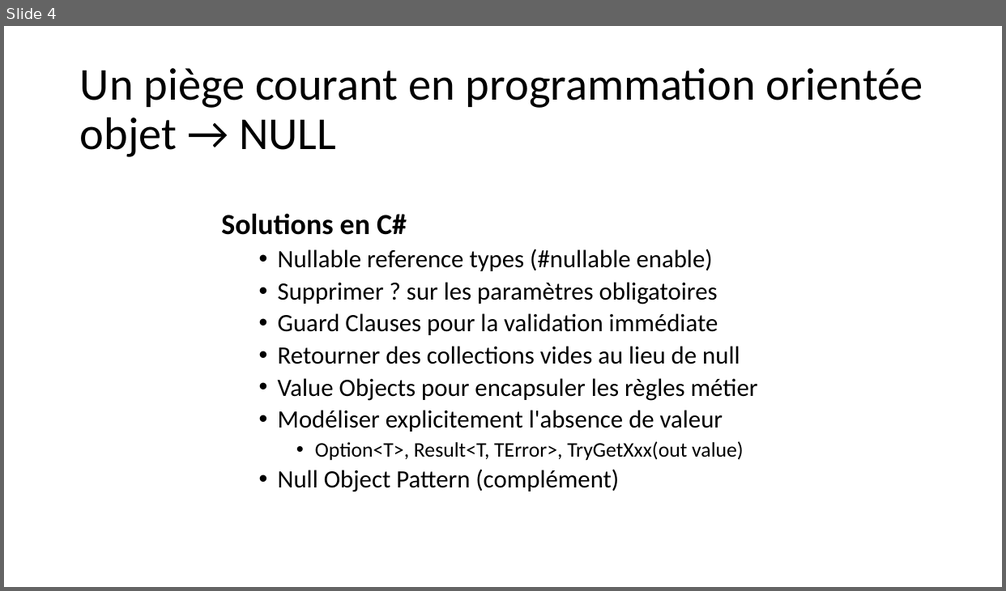
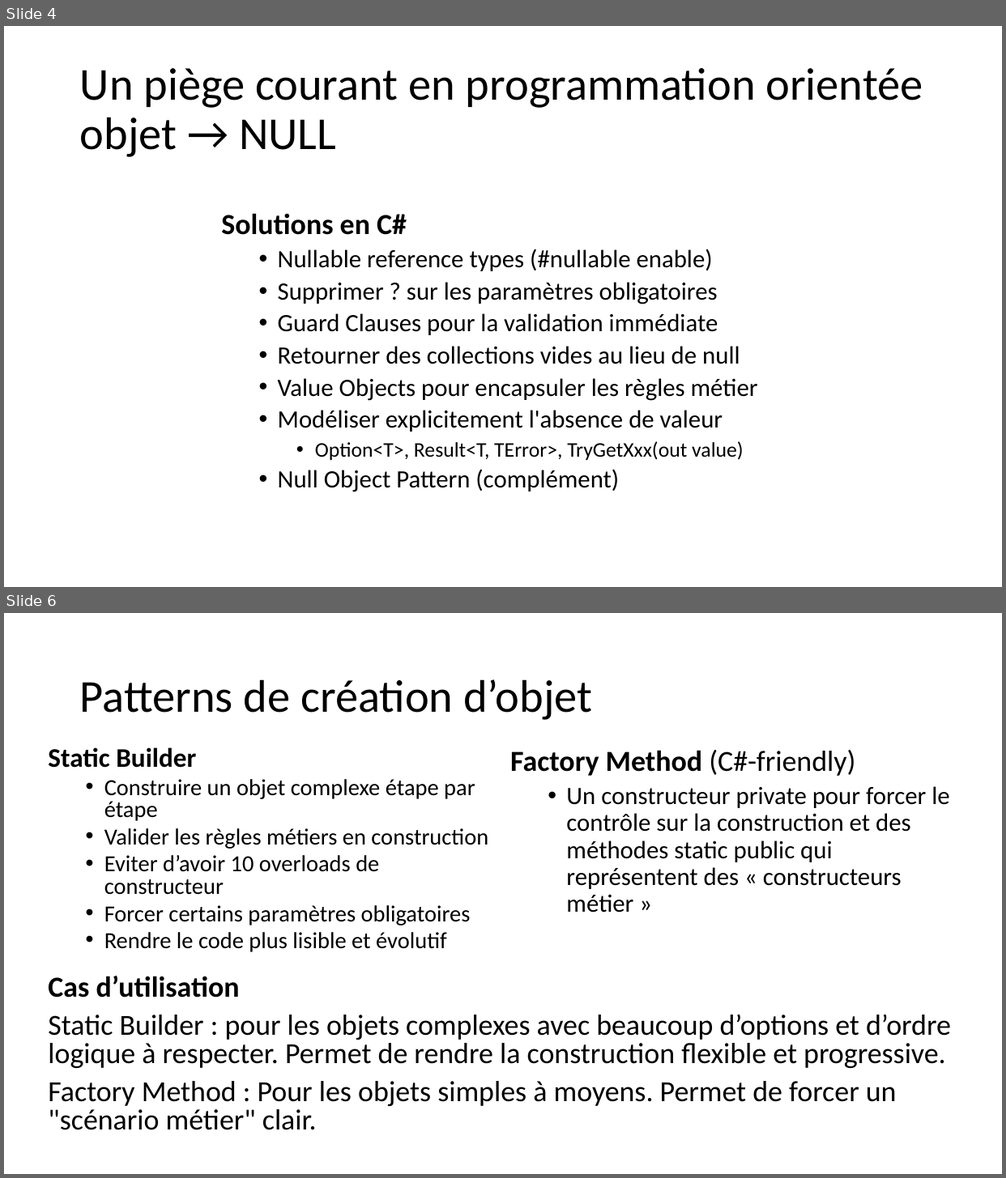
Before and after one commit to martin-chone/elegant-objects, a slide deck: Elegant_Objects.pptx. Shown one above the other, each under a label of ours: slide 4 before the commit, slides 4 and 6 after it; the slides between them are not shown. The pictures are 1006x591 and 1006x1178 pixels, drawn with LibreOffice and Linux fonts; fonts in the diff are those of the drawing. Boxes give left, top, right and bottom in pixels: in the first picture for what was removed or moved away, otherwise in the second. Text is boxed around its words. In the diff, an @@ line names an element or a change of style, - is before the commit and + after.

Commit message:
Change Static Builder pattern to Factory Method pattern

```diff
--- a/Elegant_Objects.pptx
+++ b/Elegant_Objects.pptx
@@ slide 6 added at [4,613,1002,1174], background #FFFFFF @@
@@ title added at [80,679,592,720], 44 pt, text #000000 @@
+Patterns de création d’objet
@@ text added at [48,747,488,952], 22.2 pt, text #000000 @@
+Static Builder
+  • Construire un objet complexe étape par étape
+  • Valider les règles métiers en construction
+  • Eviter d’avoir 10 overloads de constructeur
+  • Forcer certains paramètres obligatoires
+  • Rendre le code plus lisible et évolutif
@@ text added at [510,750,949,913], 24 pt, text #000000 @@
+Factory Method (C#-friendly)
+  • Un constructeur private pour forcer le contrôle sur la construction et des méthodes static public qui représentent des « constructeurs métier »
@@ text added at [48,976,951,1131], 28 pt, text #000000 @@
+Cas d’utilisation
+Static Builder : pour les objets complexes avec beaucoup d’options et d’ordre logique à respecter. Permet de rendre la construction flexible et progressive.
+Factory Method : Pour les objets simples à moyens. Permet de forcer un "scénario métier" clair.
```
Also in this commit, not shown: 1 slide changed, 6 other files.
